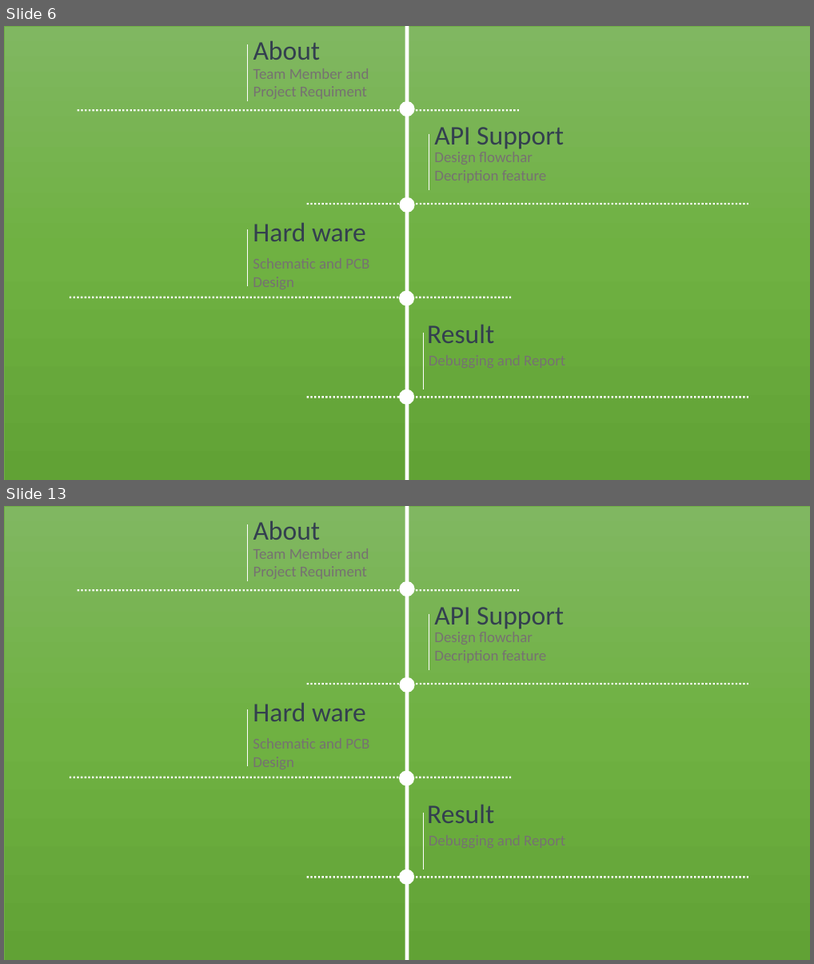
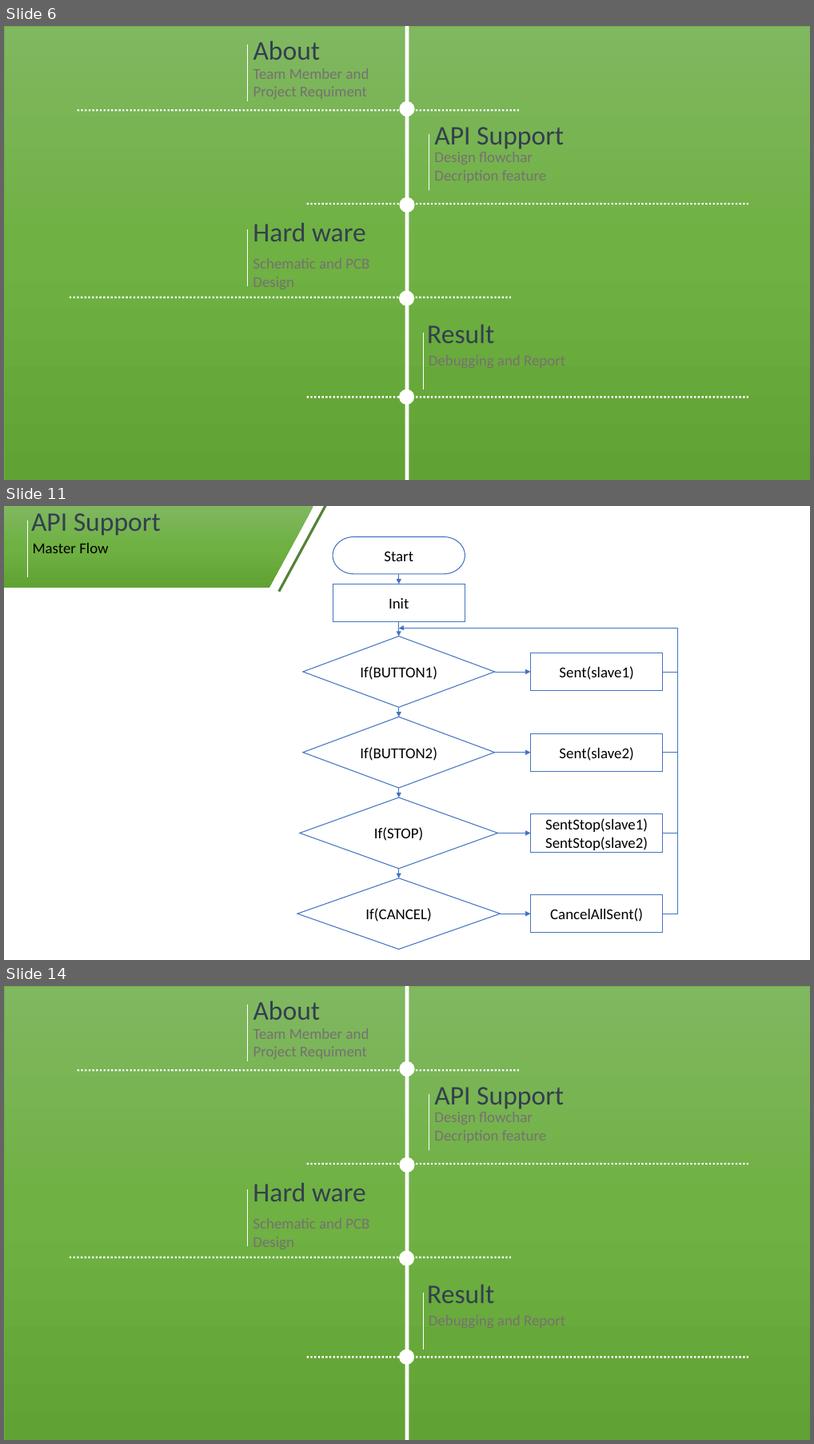
Before and after one commit to hoangphuc-fn/Finally-Assignment-AUTOSAR-, a slide deck: SPIDriver.pptx. Shown one above the other, each under a label of ours: slides 6 and 13 before the commit, slides 6, 11 and 14 after it; the slides between them are not shown. The pictures are 814x964 and 814x1444 pixels, drawn with LibreOffice and Linux fonts; fonts in the diff are those of the drawing. Boxes give left, top, right and bottom in pixels: in the first picture for what was removed or moved away, otherwise in the second. Text is boxed around its words. In the diff, an @@ line names an element or a change of style, - is before the commit and + after.

```diff
--- a/SPIDriver.pptx
+++ b/SPIDriver.pptx
@@ slide 11 added at (x1=4, y1=506, x2=810, y2=960), background #FFFFFF @@
@@ rectangle added at (x1=4, y1=506, x2=266, y2=588), fill gradient #81B861 to #6FB242 to #62A336 @@
@@ line added from (27, 520) to (27, 577), #FFFFFF 0.5 pt @@
@@ text added at (x1=31, y1=513, x2=161, y2=536), 32 pt, text #333F50 @@
+API Support
@@ parallelogram added at (x1=222, y1=506, x2=314, y2=588), fill gradient #81B861 to #6FB242 to #62A336 @@
@@ line added from (279, 592) to (326, 506), #548235 3 pt @@
@@ text added at (x1=33, y1=543, x2=108, y2=553), 18 pt, text #000000 @@
+Master Flow
@@ group added at (x1=298, y1=537, x2=678, y2=949): 9 arrows, 5 rectangles, 4 diamonds, 3 lines, 1 pill shape, 1 elbow arrow @@
+Start
+Init
+If(BUTTON1)
+If(BUTTON2)
+Sent(slave1)
+Sent(slave2)
+If(STOP)
+If(CANCEL)
+SentStop(slave1)
+SentStop(slave2)
+CancelAllSent()
@@ what was slide 13 is now slide 14 @@
```
Also in this commit, not shown: 6 slides changed, 6 other slides added, 7 slides removed.
